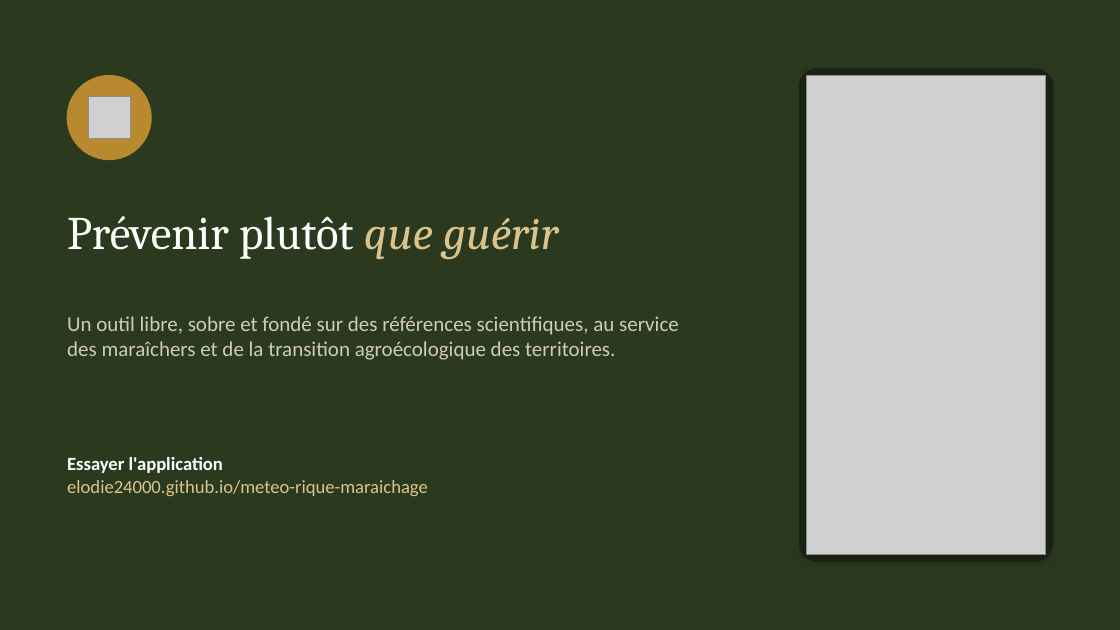
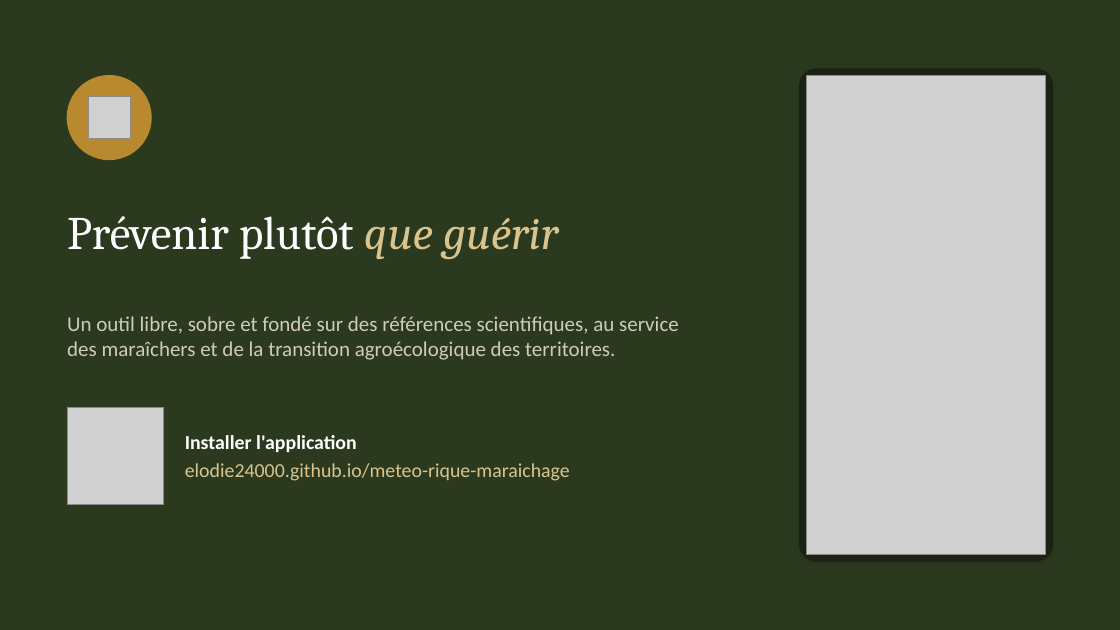
Before and after one commit to elodie24000/meteo-rique-maraichage, a slide deck: slide 11 of presentation/Presentation_outil_maraichage.pptx. Drawn at 1120x630 pixels with LibreOffice and Linux fonts; fonts in the diff are those of the drawing; grey boxes stand for pictures. Boxes give left, top, right and bottom in pixels: in the first picture for what was removed or moved away, otherwise in the second. Text is boxed around its words. In the diff, an @@ line names an element or a change of style, - is before the commit and + after.

```diff
--- a/presentation/Presentation_outil_maraichage.pptx
+++ b/presentation/Presentation_outil_maraichage.pptx
@@ picture added at (67,408,164,504) @@
@@ text "Installer l'application": place and size @@
-text "Installer l'application" at (67,457,428,496)
+text "Installer l'application" at (185,435,570,481)
@@ text at (185,435,357,452): text changed; size 16 to 17 pt @@
-Essayer l'application
+Installer l'application
@@ text at (185,463,570,481): size 16 to 17 pt in "elodie24000.github.io/meteo-rique-maraichage"; more space between paragraphs @@
```
